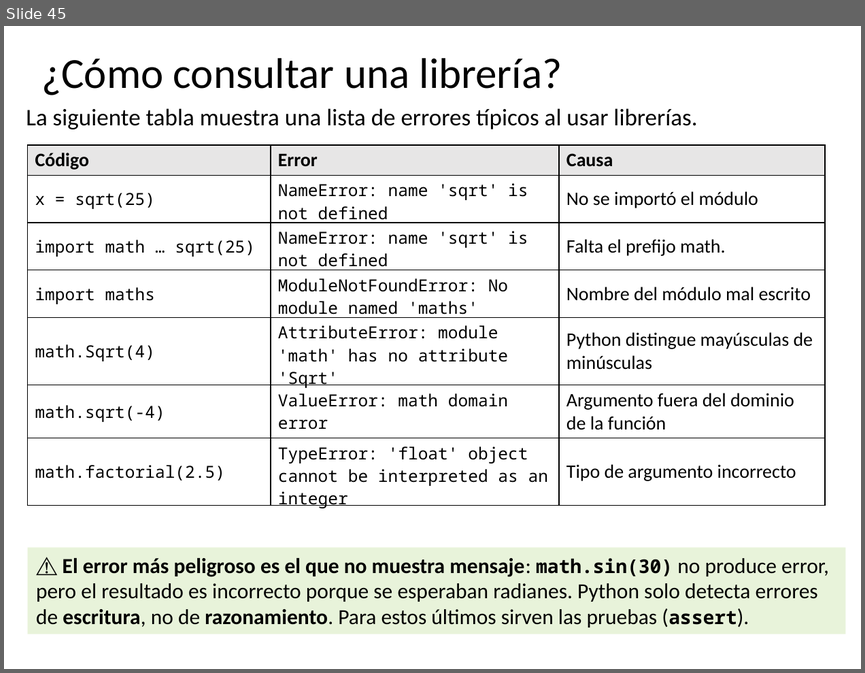
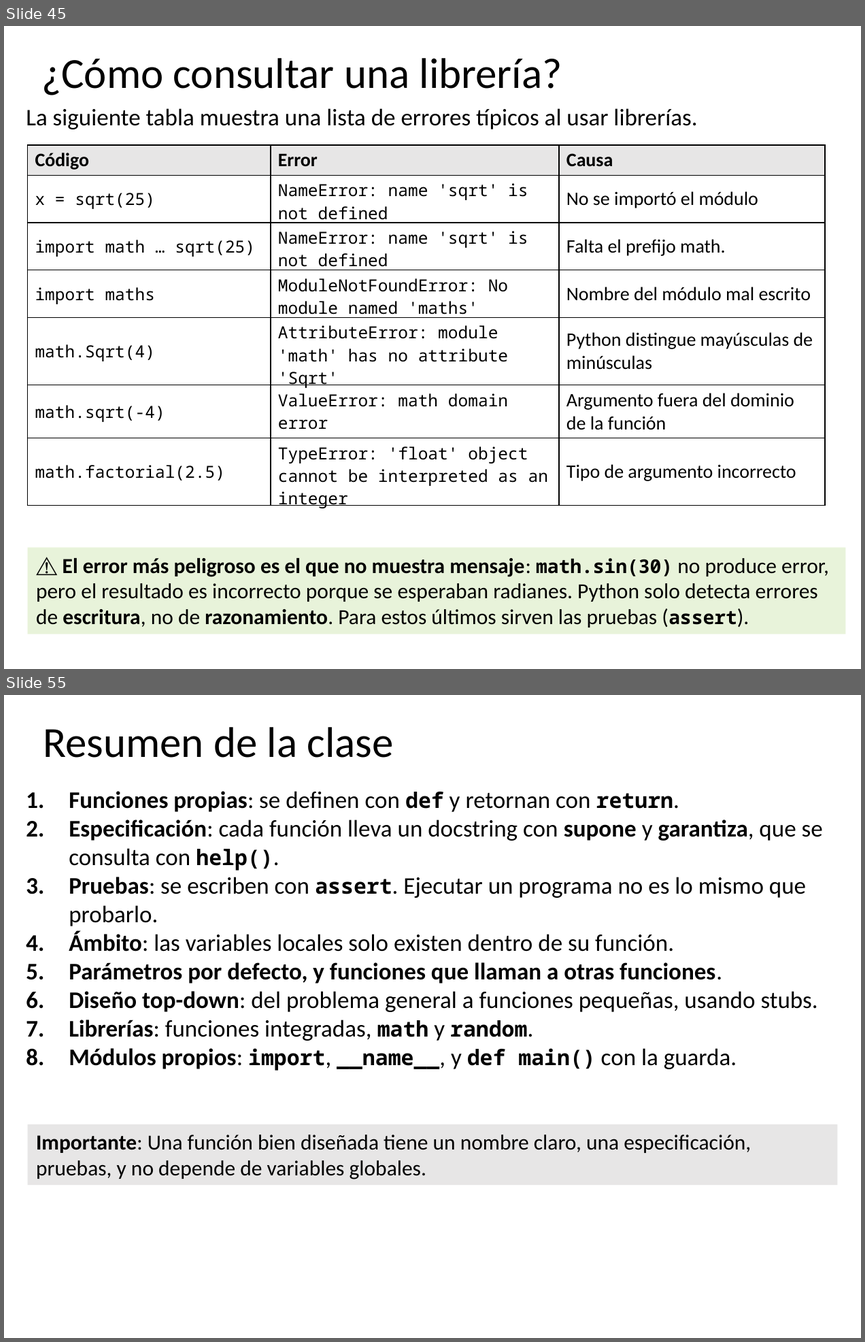
Before and after one commit to algoritmos-UdeA/logica1-20262, a slide deck: clases/10/teoria/clase-10.pptx. Shown one above the other, each under a label of ours: slide 45 before the commit, slides 45 and 55 after it; the slides between them are not shown. The pictures are 865x673 and 865x1342 pixels, drawn with LibreOffice and Linux fonts; fonts in the diff are those of the drawing. Boxes give left, top, right and bottom in pixels: in the first picture for what was removed or moved away, otherwise in the second. Text is boxed around its words. In the diff, an @@ line names an element or a change of style, - is before the commit and + after.

```diff
--- a/clases/10/teoria/clase-10.pptx
+++ b/clases/10/teoria/clase-10.pptx
@@ slide 55 added at <box>4,695,861,1338</box>, background #FFFFFF @@
@@ title added at <box>43,727,394,758</box>, 36 pt, text #000000 @@
+Resumen de la clase
@@ text added at <box>69,791,823,1070</box>, 20 pt, text #000000 @@
+1. Funciones propias: se definen con def y retornan con return.
+2. Especificación: cada función lleva un docstring con supone y garantiza, que se consulta con help().
+3. Pruebas: se escriben con assert. Ejecutar un programa no es lo mismo que probarlo.
+4. Ámbito: las variables locales solo existen dentro de su función.
+5. Parámetros por defecto, y funciones que llaman a otras funciones.
+6. Diseño top-down: del problema general a funciones pequeñas, usando stubs.
+7. Librerías: funciones integradas, math y random.
+8. Módulos propios: import, __name__, y def main() con la guarda.
@@ rectangle added at <box>28,1124,838,1185</box>, fill #E7E6E6, 18 pt, text #000000 @@
+Importante: Una función bien diseñada tiene un nombre claro, una especificación, pruebas, y no depende de variables globales.
```
Also in this commit, not shown: 2 slides changed, 11 other slides added, 1 slide removed, 28 other files.
